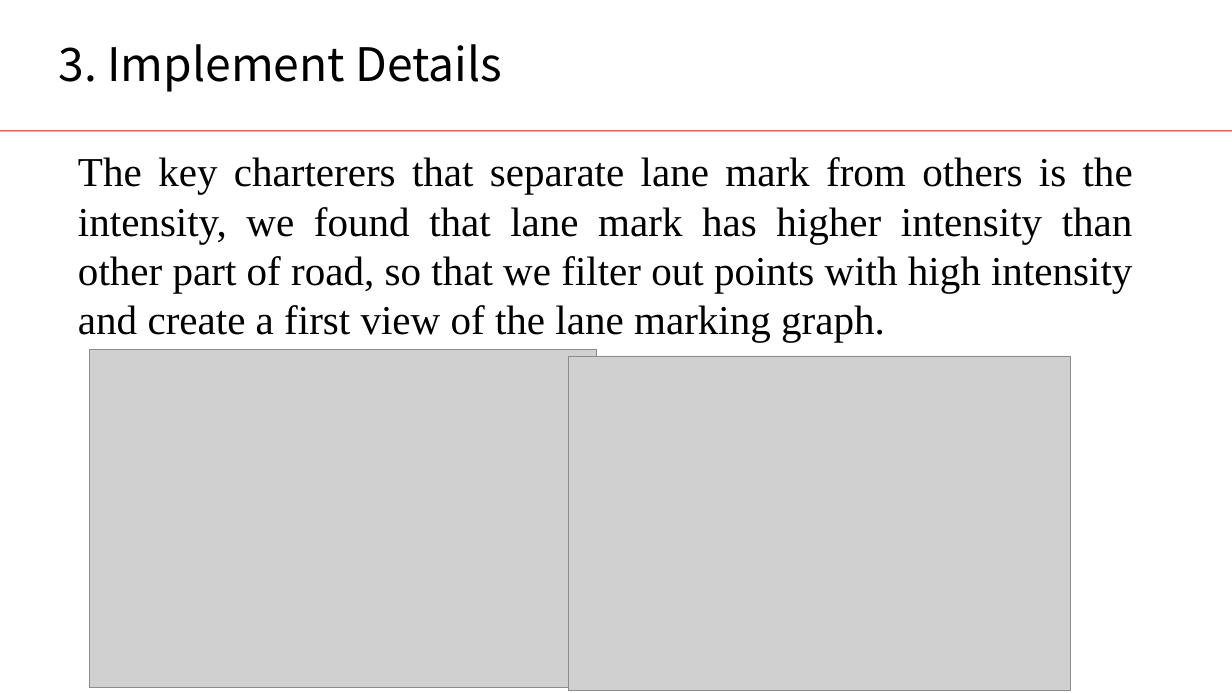
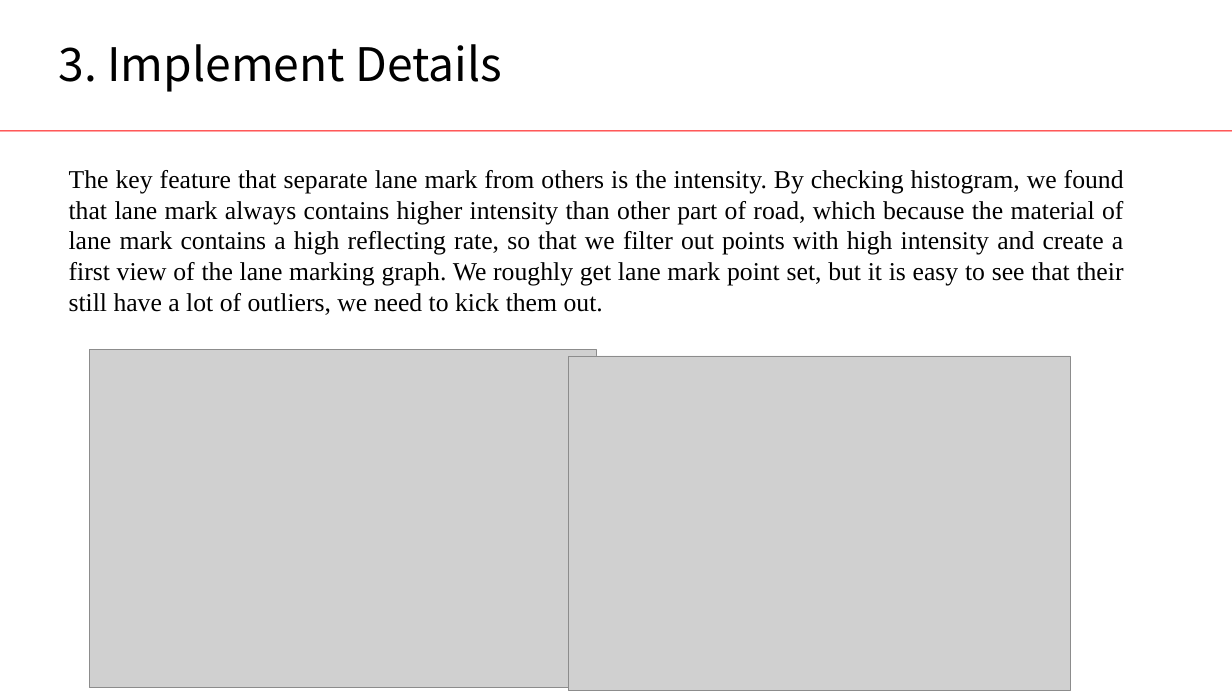
Before and after one commit to jingchengdeng/point_cloud_lane_marking, a slide deck: slide 5 of submission_version/ProjectPresentation.pptx. Drawn at 1232x693 pixels with LibreOffice and Linux fonts; fonts in the diff are those of the drawing; grey boxes stand for pictures; background and template pictures are left out. Boxes give left, top, right and bottom in pixels: in the first picture for what was removed or moved away, otherwise in the second. Text is boxed around its words. In the diff, an @@ line names an element or a change of style, - is before the commit and + after.

```diff
--- a/submission_version/ProjectPresentation.pptx
+++ b/submission_version/ProjectPresentation.pptx
@@ text at [69,170,1124,315]: text changed; size 32 to 20 pt @@
-The key charterers that separate lane mark from others is the intensity, we found that lane mark has higher intensity than other part of road, so that we filter out points with high intensity and create a first view of the lane marking graph.
+The key feature that separate lane mark from others is the intensity. By checking histogram, we found that lane mark always contains higher intensity than other part of road, which because the material of lane mark contains a high reflecting rate, so that we filter out points with high intensity and create a first view of the lane marking graph. We roughly get lane mark point set, but it is easy to see that their still have a lot of outliers, we need to kick them out.
```
Also in this commit, not shown: 7 other slides changed, 3 slides added, 7 other files.
